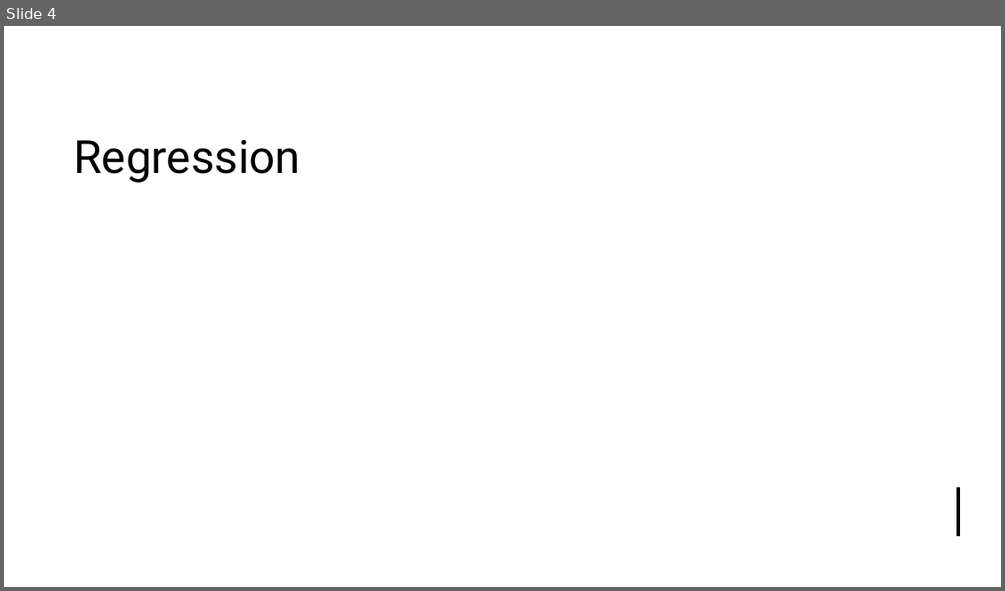
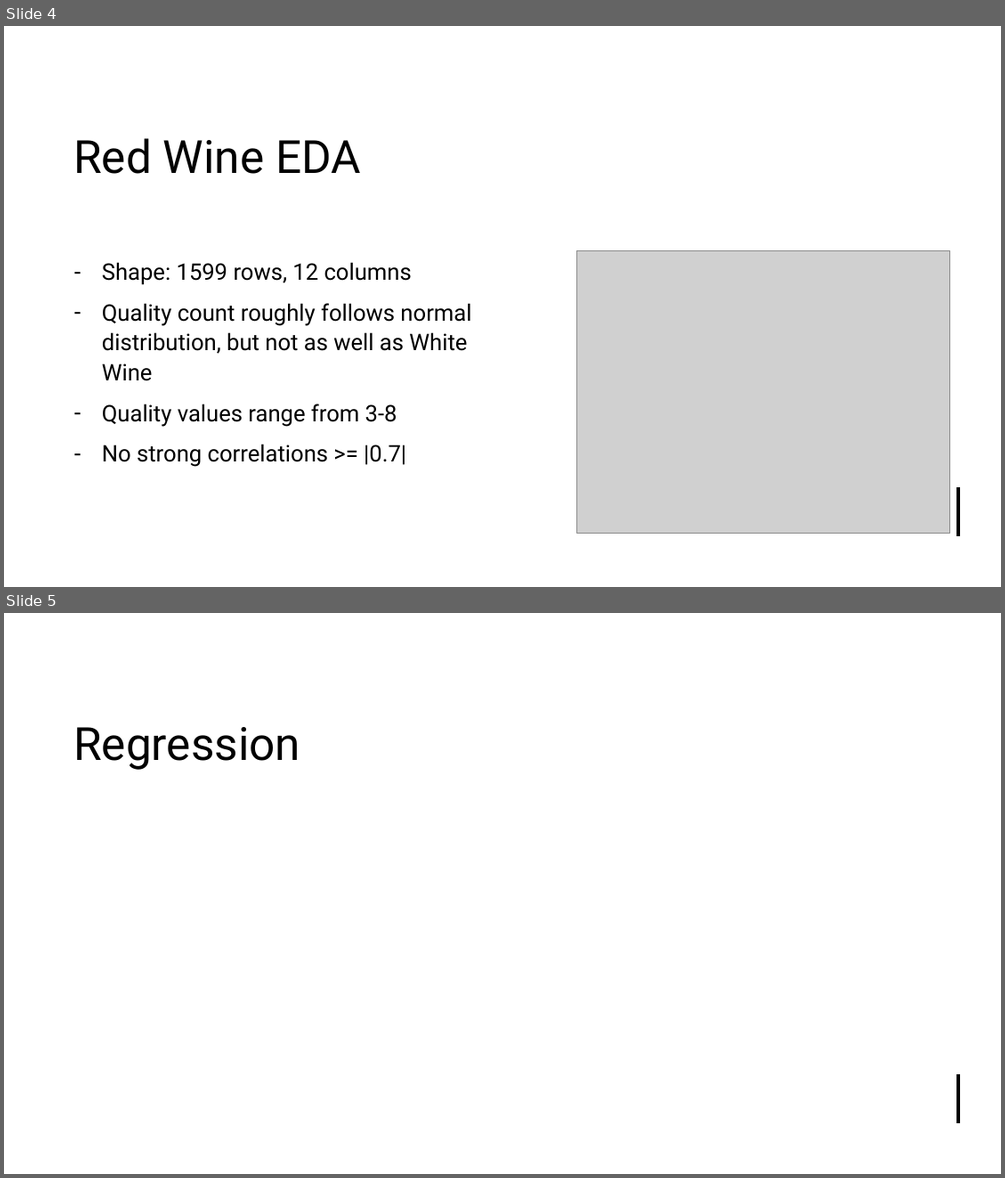
Before and after one commit to Mystaex/CSE4334-Project-Wine, a slide deck: wine_presentation.pptx. Shown one above the other, each under a label of ours: slide 4 before the commit, slides 4 and 5 after it. The pictures are 1005x591 and 1005x1178 pixels, drawn with LibreOffice and Linux fonts; fonts in the diff are those of the drawing; grey boxes stand for pictures. Boxes give left, top, right and bottom in pixels: in the first picture for what was removed or moved away, otherwise in the second. Text is boxed around its words. In the diff, an @@ line names an element or a change of style, - is before the commit and + after.

```diff
--- a/wine_presentation.pptx
+++ b/wine_presentation.pptx
@@ slide 4 added at (x1=4, y1=26, x2=1001, y2=587), background #FFFFFF; not listed: 3 template elements that a slide beside it also shows @@
@@ title added at (x1=73, y1=138, x2=361, y2=174), 44 pt, text #000000 @@
+Red Wine EDA
@@ text added at (x1=102, y1=262, x2=471, y2=467), 22 pt, text #000000 @@
+– Shape: 1599 rows, 12 columns
+– Quality count roughly follows normal distribution, but not as well as White Wine
+– Quality values range from 3-8
+– No strong correlations >= |0.7|
@@ picture added at (x1=577, y1=251, x2=949, y2=533) @@
@@ what was slide 4 is now slide 5 @@
```
Also in this commit, not shown: 2 slides changed, 1 other slide added, 2 slides removed, 2 other files.
